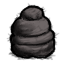
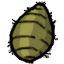
The second 64 x 64 image is a revision of the first. Changes to its layers:
added layer "Layer #1" above "Layer" over <box>6,1,59,64</box>
hid "Layer" over <box>6,2,60,61</box>
